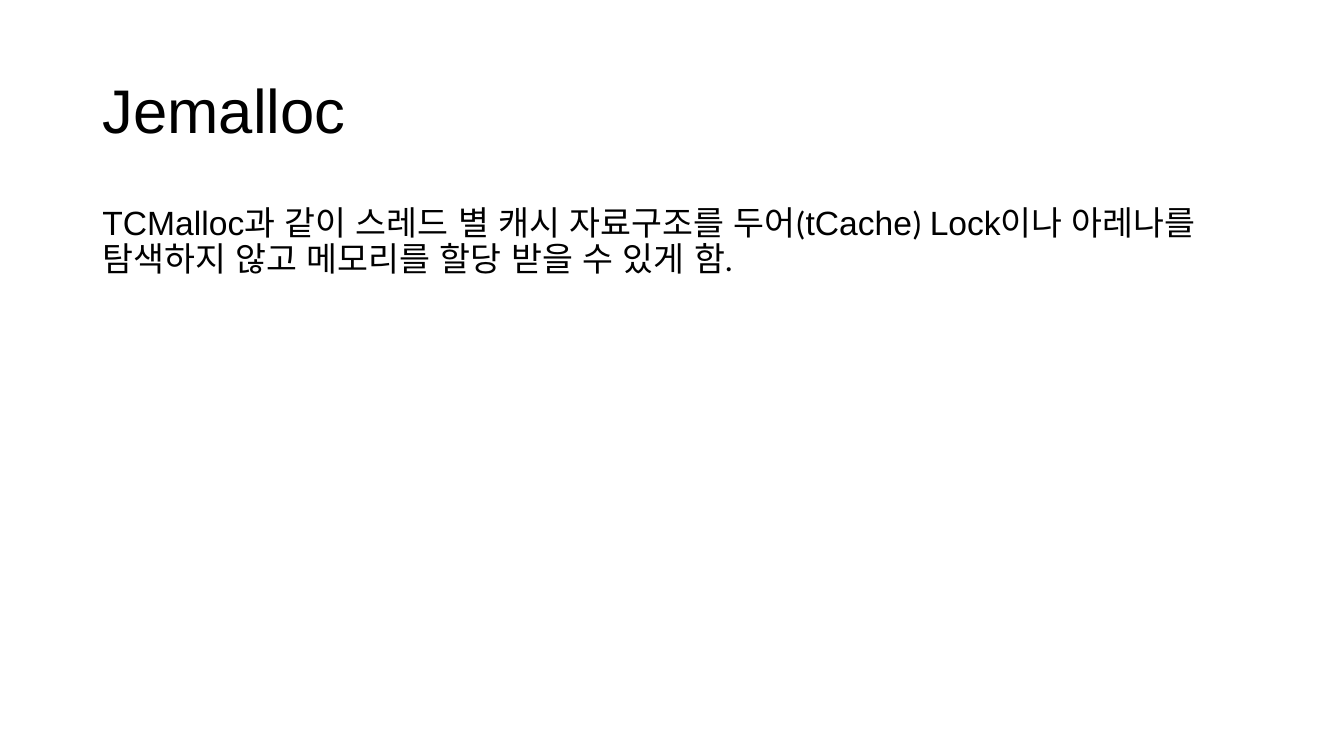
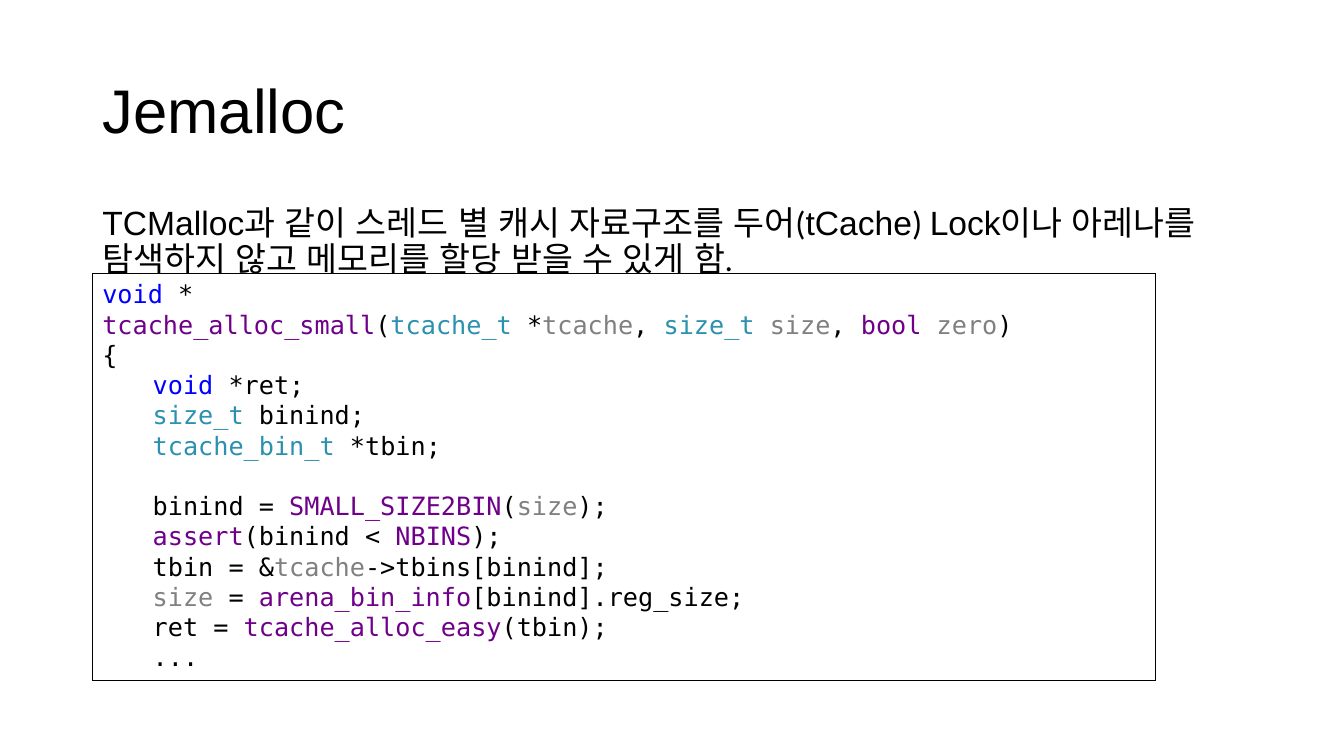
Before and after one commit to CppKorea/OptimizedCppStudy, a slide deck: slide 24 of 13th Study/Optimized C++ Study - Chapter 13, Optimize Memory Management.pptx (slide 21 before the commit). Drawn at 1344x756 pixels with LibreOffice and Linux fonts; fonts in the diff are those of the drawing. Boxes give left, top, right and bottom in pixels: in the first picture for what was removed or moved away, otherwise in the second. Text is boxed around its words. In the diff, an @@ line names an element or a change of style, - is before the commit and + after.

```diff
--- a/13th Study/Optimized C++ Study - Chapter 13, Optimize Memory Management.pptx
+++ b/13th Study/Optimized C++ Study - Chapter 13, Optimize Memory Management.pptx
@@ rectangle added at <box>93,274,1155,682</box>, outline #000000 0.75 pt, 18 pt, text #000000 @@
+void *
+tcache_alloc_small(tcache_t *tcache, size_t size, bool zero)
+{
+  void *ret;
+  size_t binind;
+  tcache_bin_t *tbin;
+  binind = SMALL_SIZE2BIN(size);
+  assert(binind < NBINS);
+  tbin = &tcache->tbins[binind];
+  size = arena_bin_info[binind].reg_size;
+  ret = tcache_alloc_easy(tbin);
+  ...
```
Also in this commit, not shown: 4 other slides changed, 5 slides added.
